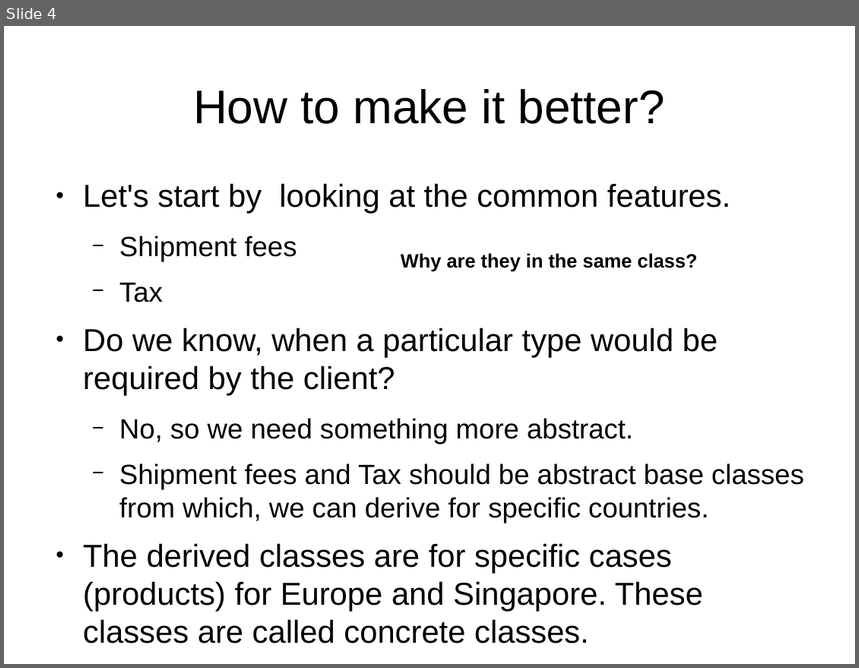
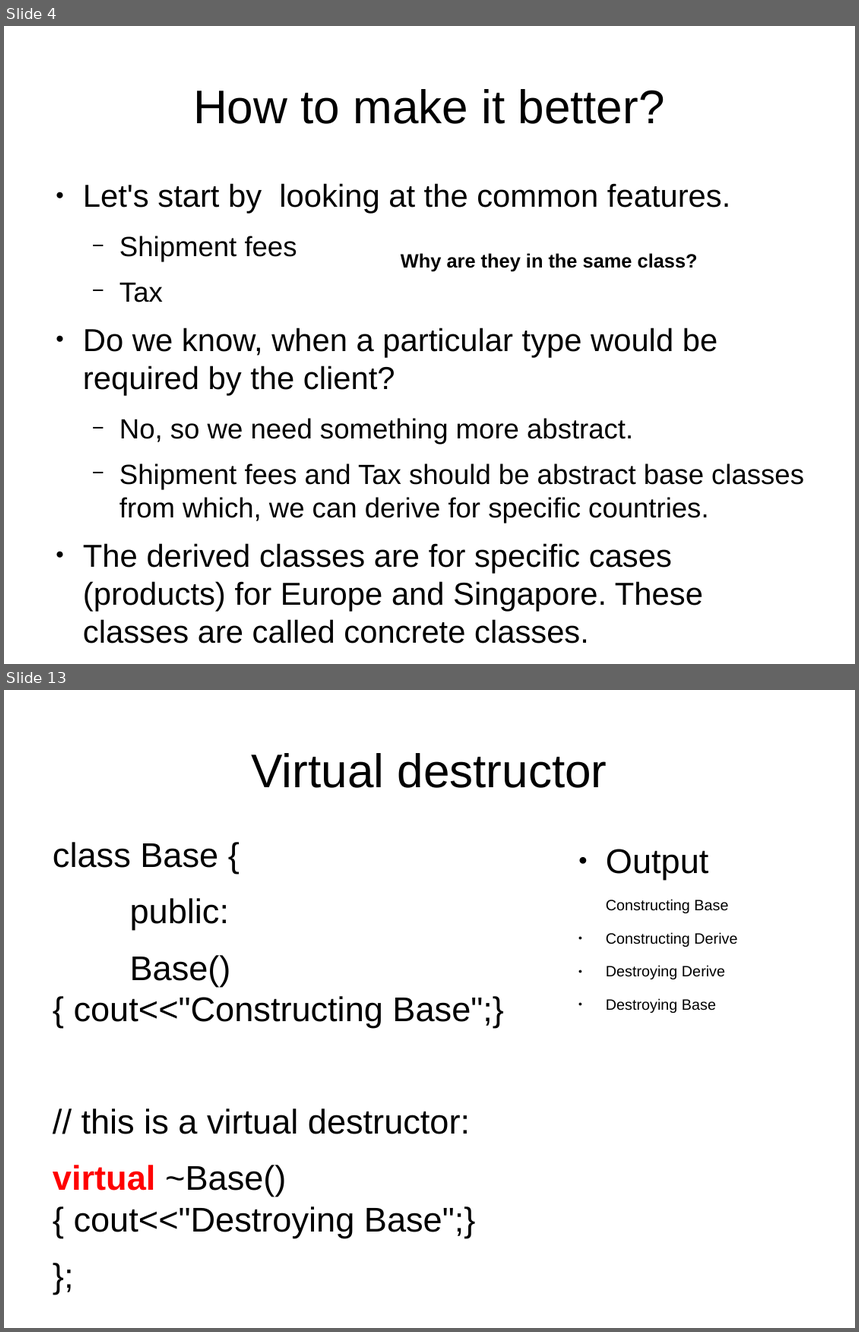
Before and after one commit to kks32/cpp-software-development, a slide deck: Ex1_Design_Pattern_Abstract_Factory/Ex1_Abstract_Factory.odp. Shown one above the other, each under a label of ours: slide 4 before the commit, slides 4 and 13 after it; the slides between them are not shown. The pictures are 859x668 and 859x1332 pixels, drawn with LibreOffice and Linux fonts; fonts in the diff are those of the drawing. Boxes give left, top, right and bottom in pixels: in the first picture for what was removed or moved away, otherwise in the second. Text is boxed around its words. In the diff, an @@ line names an element or a change of style, - is before the commit and + after.

```diff
--- a/Ex1_Design_Pattern_Abstract_Factory/Ex1_Abstract_Factory.odp
+++ b/Ex1_Design_Pattern_Abstract_Factory/Ex1_Abstract_Factory.odp
@@ slide 13 added at [4,690,855,1328], background #FFFFFF @@
@@ title added at [252,753,607,788], 44 pt, text #000000 @@
+Virtual destructor
@@ text added at [53,842,503,1238], 32 pt, text #000000 @@
+class Base {
+public:
+Base() { cout<<"Constructing Base";}
+// this is a virtual destructor:
+virtual ~Base(){ cout<<"Destroying Base";}
+};
@@ text added at [606,849,737,1013], 14 pt, text #000000 @@
+● Output
+Constructing Base
+● Constructing Derive
+● Destroying Derive
+● Destroying Base
```
Also in this commit, not shown: 9 other slides added, 1 other file.
